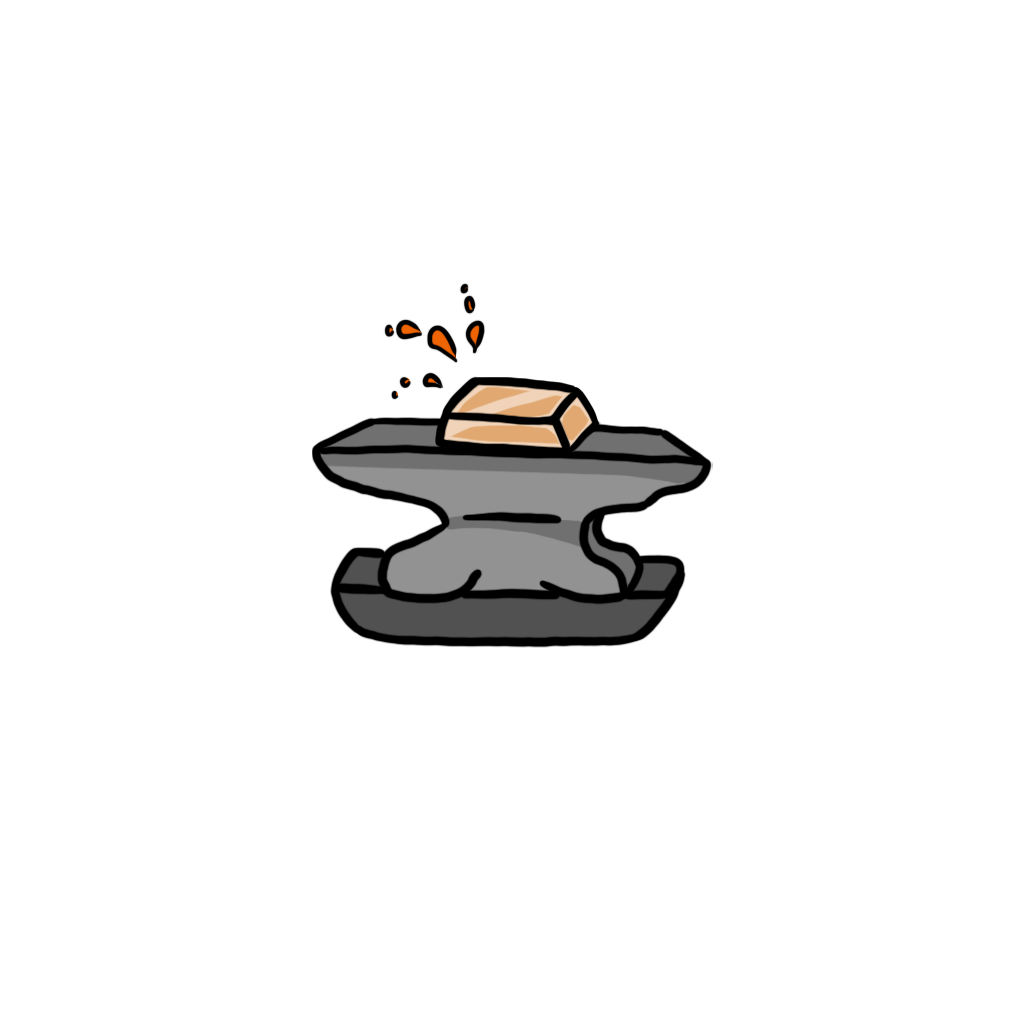
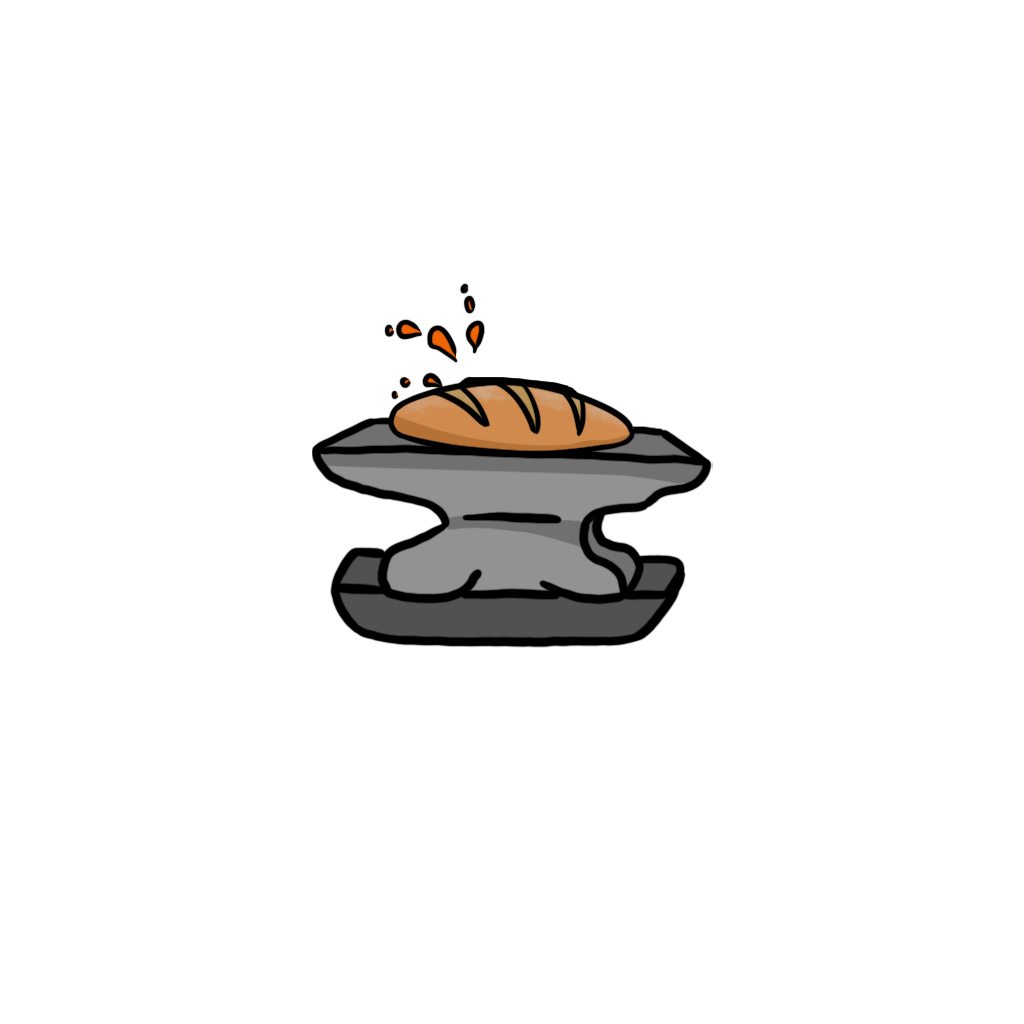
Layered file, before and after one edit (1024px x 1024px). Changes by layer:
added layer "Bread" in group "Ore" over <box>388,378,636,452</box>
painted on "Copper Ore" over <box>429,376,600,452</box>
painted on "Iron Ore" over <box>429,376,600,452</box>
removed layer "Silver Ore" from group "Ore" over <box>435,376,600,452</box>
removed layer "Gold Ore" from group "Ore" over <box>436,376,601,452</box>
added layer "Gold" in group "Ore" over <box>429,376,594,452</box>
added layer "Meteorite Ore" in group "Ore" over <box>429,376,594,452</box>
added layer "Mithril Ore" in group "Ore" over <box>429,376,594,452</box>
added layer "Adamantine Ore" in group "Ore" over <box>429,376,594,452</box>
